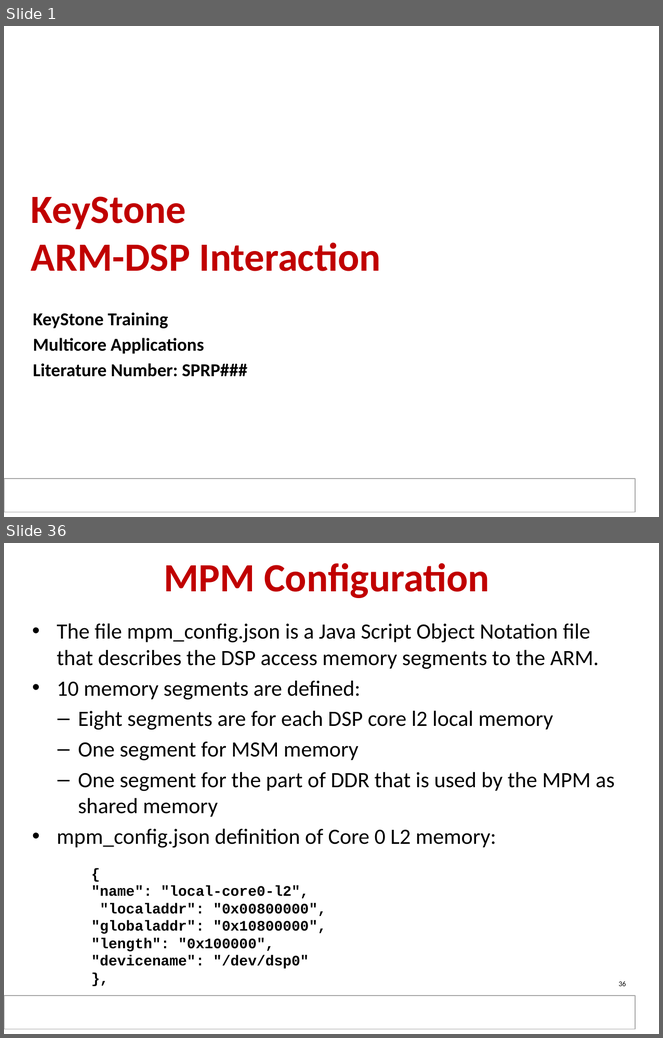
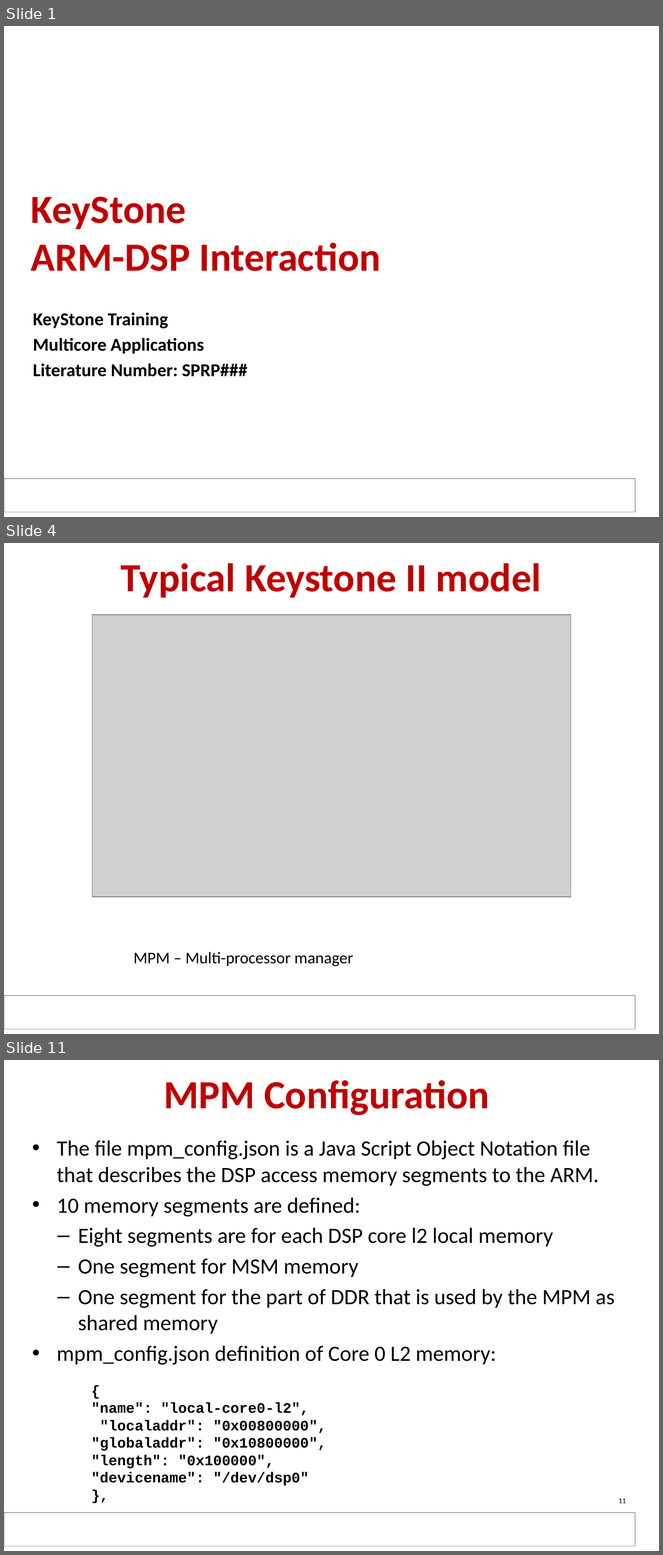
Before and after one commit to hari1989/keystone-workshop, a slide deck: slides/KeyStone ARM DSP.pptx. Shown one above the other, each under a label of ours: slides 1 and 36 before the commit, slides 1, 4 and 11 after it; the slides between them are not shown. The pictures are 663x1038 and 663x1555 pixels, drawn with LibreOffice and Linux fonts; fonts in the diff are those of the drawing; grey boxes stand for pictures; background and template pictures are left out. Boxes give left, top, right and bottom in pixels: in the first picture for what was removed or moved away, otherwise in the second. Text is boxed around its words. In the diff, an @@ line names an element or a change of style, - is before the commit and + after.

```diff
--- a/slides/KeyStone ARM DSP.pptx
+++ b/slides/KeyStone ARM DSP.pptx
@@ slide 4 added at (4, 543, 659, 1034), background #FFFFFF; not listed: 1 template element that a slide beside it also shows @@
@@ title added at (121, 563, 542, 598), 44 pt, text #C00000, bold @@
+Typical Keystone II model
@@ picture added at (92, 615, 571, 898) @@
@@ text added at (133, 952, 353, 967), 18 pt, text #000000 @@
+MPM – Multi-processor manager
@@ what was slide 36 is now slide 11 @@
@@ page number at (619, 1499, 626, 1504): text changed @@
-36
+11
```
Also in this commit, not shown: 2 slides changed, 8 other slides added.
